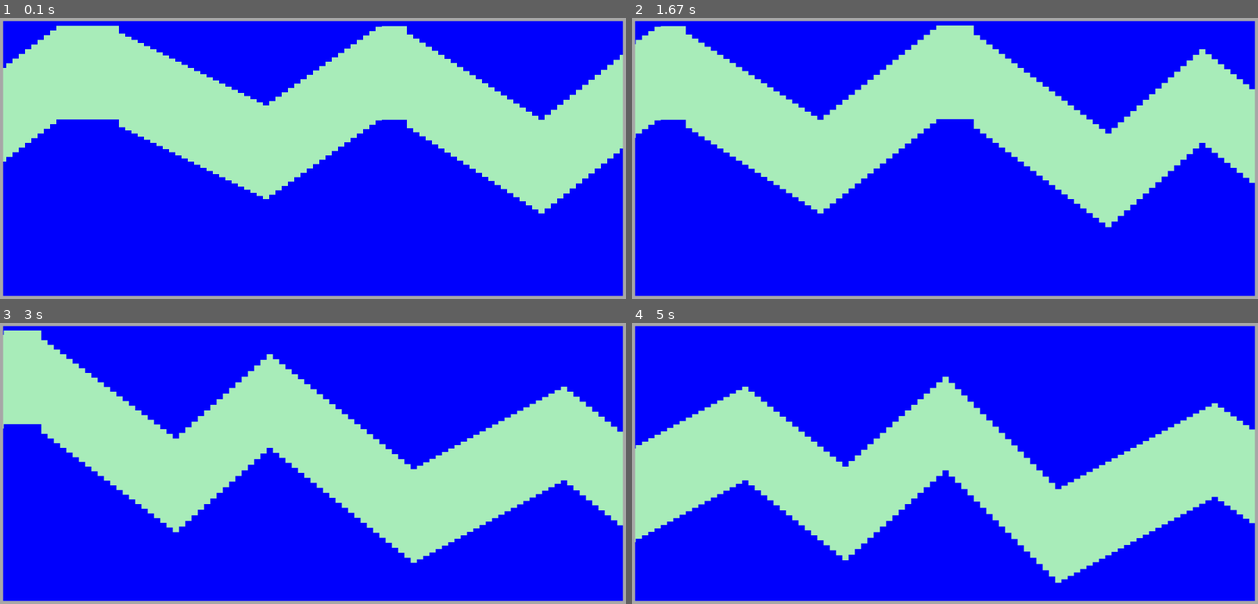
Above: before the commit, frames 1-4 (two rows, left to right).
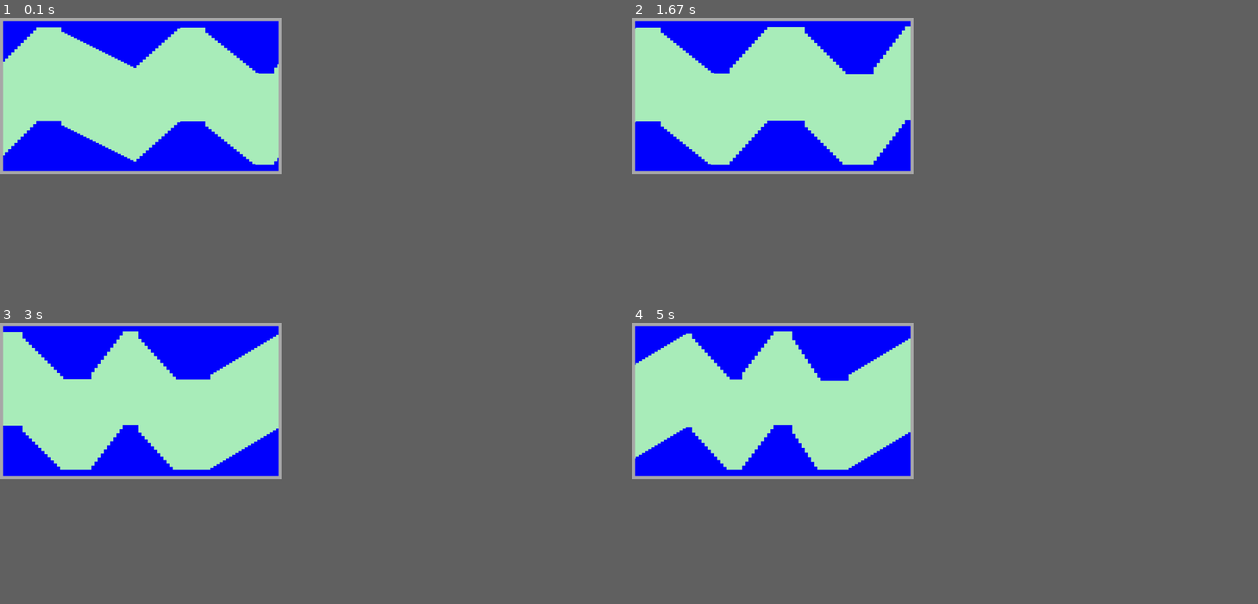
Above: after the commit, the same moments.

Repository: TR-Coder/pygame
Game: pygame game, started from 16-1_missil.py
Same seed, same stepped clock (60 frames per second), same inputs: the game is played once before the commit and once after it.
Inputs:
- Up to frame 1 (0.1 s): no input
- Up to frame 2 (1.67 s): no input
- Up to frame 3 (3 s): no input
- Up to frame 4 (5 s): no input
The window is 900x405 before the commit and 405x225 after it. Grey fills any space a smaller window leaves; there, only what the larger window draws over its background counts as a difference.

The runs differ from the first frame. In frame 1, 29% of the frame differs, in the area x 0-100%, y 0-100%; in frame 2, 32%; in frame 3, 32%; in frame 4, 43%.

Commit message:
missil with classes

Diff:
--- a/16-1_missil.py
+++ b/16-1_missil.py
@@ -12,11 +12,11 @@
 import pygame as pg
 import random
 
-SCREEN_WIDTH = 2000
-SCREEN_HEIGHT = 900
-FPS = 160
+SCREEN_WIDTH = 900
+SCREEN_HEIGHT = 500
+FPS = 60
 
-RECTANGLE_WIDTH = 20
+RECTANGLE_WIDTH = 10
 MARGIN = 10
 NUMBER_OF_RECTANGLES = SCREEN_WIDTH // RECTANGLE_WIDTH
 
@@ -32,28 +32,26 @@
 
 
 sign = -1
-height = MARGIN +  200
+upper_height = MARGIN +  200
 def create_interval(rectangles:list[pg.Rect]) -> int:
     global sign
-    global height
+    global upper_height
     GAP = 300
     MIN_HEIGHT = 30
     interval_length = random.randint(15,25)      # number of rectangles per interval.
-    slope = random.randint(10, 20) * sign        # The units are pixels.
+    slope = random.randint(5, 15) * sign        # The units are pixels.
     sign = -sign
-    print(interval_length, slope, sign)
     for j in range(interval_length):
 
-        height = (height + slope) if height>=MIN_HEIGHT else MIN_HEIGHT + slope
-        upper_rect = pg.Rect(0, MARGIN, RECTANGLE_WIDTH, height)
+        upper_height = (upper_height + slope) if upper_height>=MIN_HEIGHT else MIN_HEIGHT + slope
+        upper_rect = pg.Rect(0, MARGIN, RECTANGLE_WIDTH, upper_height)
         rectangles.append(upper_rect)
 
-        d = 2*MARGIN + GAP + height
-        h = SCREEN_HEIGHT-d
-        if h < 0:
-            print('********',SCREEN_HEIGHT - d, height, slope)
-            height = h = SCREEN_HEIGHT - 2*MARGIN - GAP - MIN_HEIGHT + slope
-        lower_rect = pg.Rect(0, MARGIN+height+GAP, RECTANGLE_WIDTH, h)
+        lower_height = SCREEN_HEIGHT - 2*MARGIN - GAP - upper_height
+        if lower_height < MIN_HEIGHT - MARGIN:
+            upper_height = lower_height = SCREEN_HEIGHT - MARGIN - GAP - MIN_HEIGHT
+
+        lower_rect = pg.Rect(0, MARGIN+upper_height+GAP, RECTANGLE_WIDTH, lower_height)
         rectangles.append(lower_rect)
 
     return interval_length
--- /dev/null
+++ b/16-2_missil class.py
@@ -0,0 +1,118 @@
+#
+#       ████████╗██████╗        ██████╗ ██████╗ ██████╗ ███████╗██████╗
+#       ╚══██╔══╝██╔══██╗      ██╔════╝██╔═══██╗██╔══██╗██╔════╝██╔══██╗
+#          ██║   ██████╔╝█████╗██║     ██║   ██║██║  ██║█████╗  ██████╔╝
+#          ██║   ██╔══██╗╚════╝██║     ██║   ██║██║  ██║██╔══╝  ██╔══██╗
+#          ██║   ██║  ██║      ╚██████╗╚██████╔╝██████╔╝███████╗██║  ██║
+#          ╚═╝   ╚═╝  ╚═╝       ╚═════╝ ╚═════╝ ╚═════╝ ╚══════╝╚═╝  ╚═╝
+#
+
+# https://www.youtube.com/watch?v=W-3okcjOFnY&list=PLsFyHm8kJsx32EFcsJNt5sDI_nKsanRUu&index=20
+
+import pygame as pg
+import random
+
+SCREEN_WIDTH = 900
+SCREEN_HEIGHT = 500
+FPS = 60
+
+RECTANGLE_WIDTH = 10
+MARGIN = 10
+NUMBER_OF_RECTANGLES = SCREEN_WIDTH // RECTANGLE_WIDTH
+
+pg.init()
+font = pg.font.SysFont('Bauhaus 93', 60)
+screen = pg.display.set_mode((SCREEN_WIDTH, SCREEN_HEIGHT))
+bg = pg.Surface(screen.get_size())
+bg.fill((170, 238, 187))
+clock = pg.time.Clock()
+
+def draw_background() -> None:
+    screen.blit(bg, (0, 0))
+
+class Tunnel:
+    def __init__(self) -> None:
+        self.sign = -1
+        self.upper_height = MARGIN +  200
+        self.rectangles:list[pg.Rect] = []
+        self.x = 0
+        self.delta_x = 6
+        self.create()
+
+
+    def create_interval(self) -> int:
+        GAP = 300
+        MIN_HEIGHT = 30
+        interval_length = random.randint(15,25)      # number of rectangles per interval.
+        slope = random.randint(5, 15) * self.sign        # The units are pixels.
+        self.sign = -self.sign
+        for j in range(interval_length):
+            self.upper_height = (self.upper_height + slope) if self.upper_height>=MIN_HEIGHT else MIN_HEIGHT + slope
+            upper_rect = pg.Rect(0, MARGIN, RECTANGLE_WIDTH, self.upper_height)
+            self.rectangles.append(upper_rect)
+
+            lower_height = SCREEN_HEIGHT - 2*MARGIN - GAP - self.upper_height
+            if lower_height < MIN_HEIGHT - MARGIN:
+                self.upper_height = lower_height = SCREEN_HEIGHT - MARGIN - GAP - MIN_HEIGHT
+
+            lower_rect = pg.Rect(0, MARGIN+self.upper_height+GAP, RECTANGLE_WIDTH, lower_height)
+            self.rectangles.append(lower_rect)
+
+        return interval_length
+
+
+
+    ''' La idea per a crear el túnel és:
+        Generem intervals de longitud aleatoria.
+        Durant cada interval el túnel va pujant o baixant amb una inclinació determinada.
+        En cada nou interval el sentit de pujada és el contrari a la del interval anterior.
+    '''
+    def create(self) -> None:
+        i = 0
+        while i < NUMBER_OF_RECTANGLES:
+            interval_length = self.create_interval()
+            i = i + interval_length
+
+
+    def draw(self) -> None:
+        for upper_rect, lower_rect in zip(self.rectangles[0::2], self.rectangles[1::2]):
+            upper_rect.x = lower_rect.x = self.x
+            pg.draw.rect(screen, 'blue', upper_rect)
+            pg.draw.rect(screen, 'blue', lower_rect)
+            self.x = self.x + RECTANGLE_WIDTH
+        pg.draw.rect(screen, 'dark gray', [0, 0, SCREEN_WIDTH, SCREEN_HEIGHT], MARGIN)
+        # self.update()
+
+    def update(self) -> None:
+        if abs(self.x) >= RECTANGLE_WIDTH:
+            self.x += RECTANGLE_WIDTH - self.delta_x
+            self.rectangles.pop(0)
+            self.rectangles.pop(0)
+        else:
+            self.x -= self.delta_x
+
+        if len(self.rectangles)<=NUMBER_OF_RECTANGLES*2:
+            self.create_interval()
+
+def main() -> None:
+    tunnel = Tunnel()
+    pg.display.set_caption('Missile')
+
+    run = True
+    while run:
+        clock.tick(FPS)
+        draw_background()
+
+        for event in pg.event.get():
+            if event.type == pg.QUIT:
+                run = False
+
+        tunnel.draw()
+        pg.display.update()
+
+    pg.quit()
+
+
+
+if __name__ == '__main__':
+    main()
